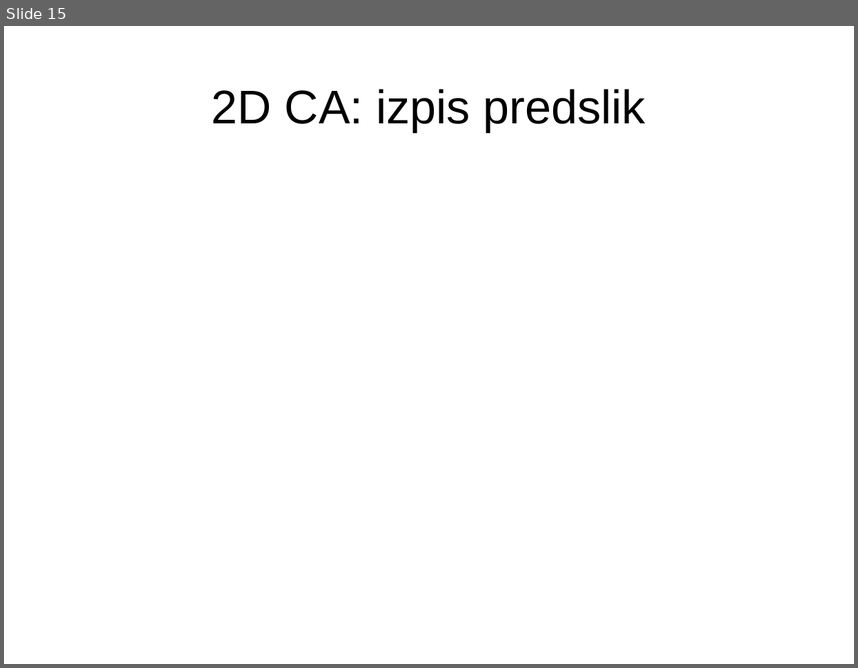
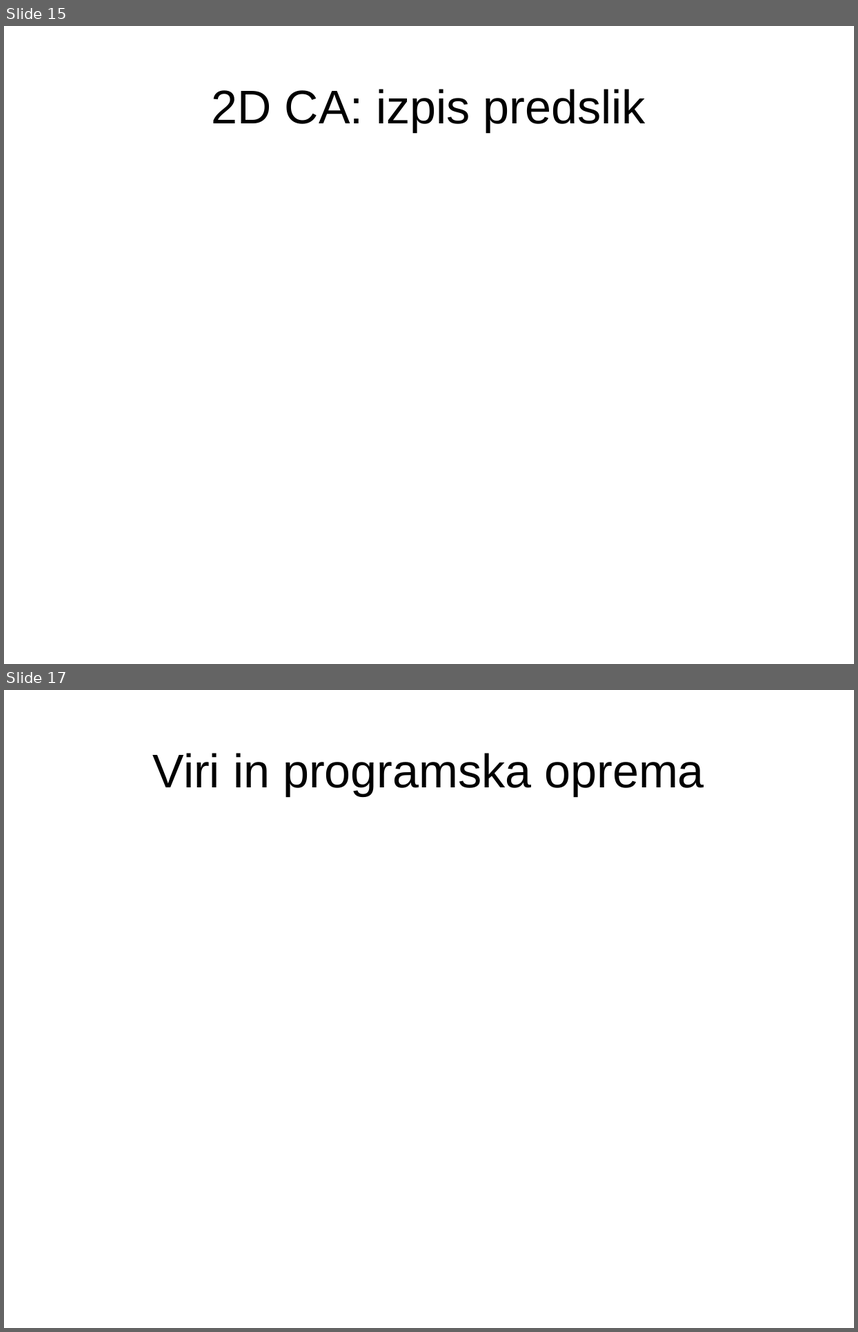
Before and after one commit to jeras/fri-latex-templates, a slide deck: predstavitev/predstavitev.odp. Shown one above the other, each under a label of ours: slide 15 before the commit, slides 15 and 17 after it; the slides between them are not shown. The pictures are 858x668 and 858x1332 pixels, drawn with LibreOffice and Linux fonts; fonts in the diff are those of the drawing. Boxes give left, top, right and bottom in pixels: in the first picture for what was removed or moved away, otherwise in the second. Text is boxed around its words. In the diff, an @@ line names an element or a change of style, - is before the commit and + after.

```diff
--- a/predstavitev/predstavitev.odp
+++ b/predstavitev/predstavitev.odp
@@ slide 17 added at <box>4,690,854,1328</box>, background #FFFFFF @@
@@ title added at <box>153,753,704,796</box>, 44 pt, text #000000 @@
+Viri in programska oprema
```
Also in this commit, not shown: 2 slides changed, 1 other slide added, 1 other file.
